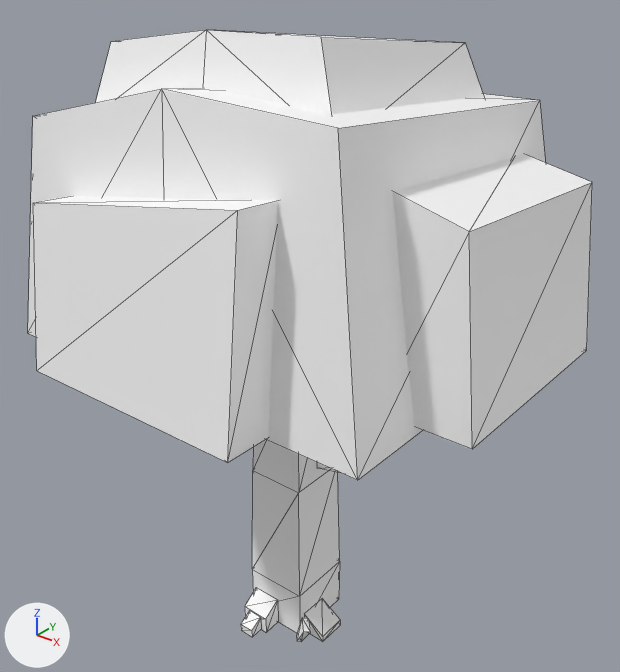
A saved change to the glTF model assets/synty/simple_fantasy/models/SF_Env_Tree_Fall_04.glb.
Rendered twice from a 50 mm lens placed at (0.054, -0.065, 0.0787), pointed at (0.0005, 0.0019, 0.0372). Every picture has the same lights, and +X, +Y and +Z are marked at lower left. Mesh edges are drawn as thin lines.

Names of what the first picture shows: 'SF_Env_Tree_Fall_04'.
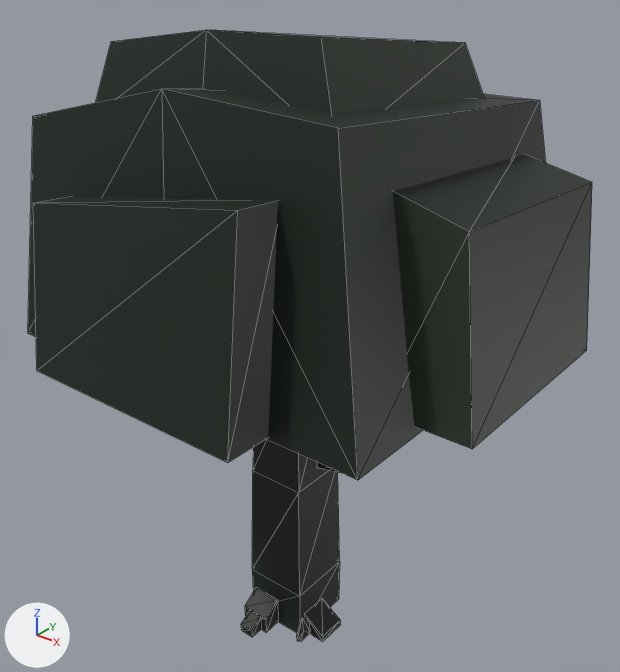
Edits to the bpy script that builds the scene:
```text
Add img_undead_footman_01:
    img_undead_footman_01 = load_image('Undead_Footman_01', '_unpacked/Undead_Footman_01', 512, 512, 'sRGB')
Change mat_lambert882:
    add n3 = _N.new('ShaderNodeMix'); n3.name = 'Mix'
    add n3.data_type = 'RGBA'
    add n3.blend_type = 'MULTIPLY'
    add n3.inputs[0].default_value = 1.0  # 'Factor'
    add n4 = _N.new('ShaderNodeTexImage'); n4.name = 'Image Texture'
    add n4.image = img_undead_footman_01
    where n2 = _N.new('ShaderNodeVertexColor'); n2.name = 'Color Attribute'
    where n0 = _N.new('ShaderNodeBsdfPrincipled'); n0.name = 'Principled BSDF'
    remove _L.new(n2.outputs[0], n0.inputs[0])  # 'Color' to 'Base Color'
    add _L.new(n3.outputs[2], n0.inputs[0])  # 'Result' to 'Base Color'
    add _L.new(n2.outputs[0], n3.inputs[7])  # 'Color' to 'B'
    add _L.new(n4.outputs[0], n3.inputs[6])  # 'Color' to 'A'
```

Location of each change, (x1, y1, x2, y2) in pixels of the pictures (620 x 672 px):
'SF_Env_Tree_Fall_04', surface changed (white to black)
    both: (28, 30, 592, 642)
